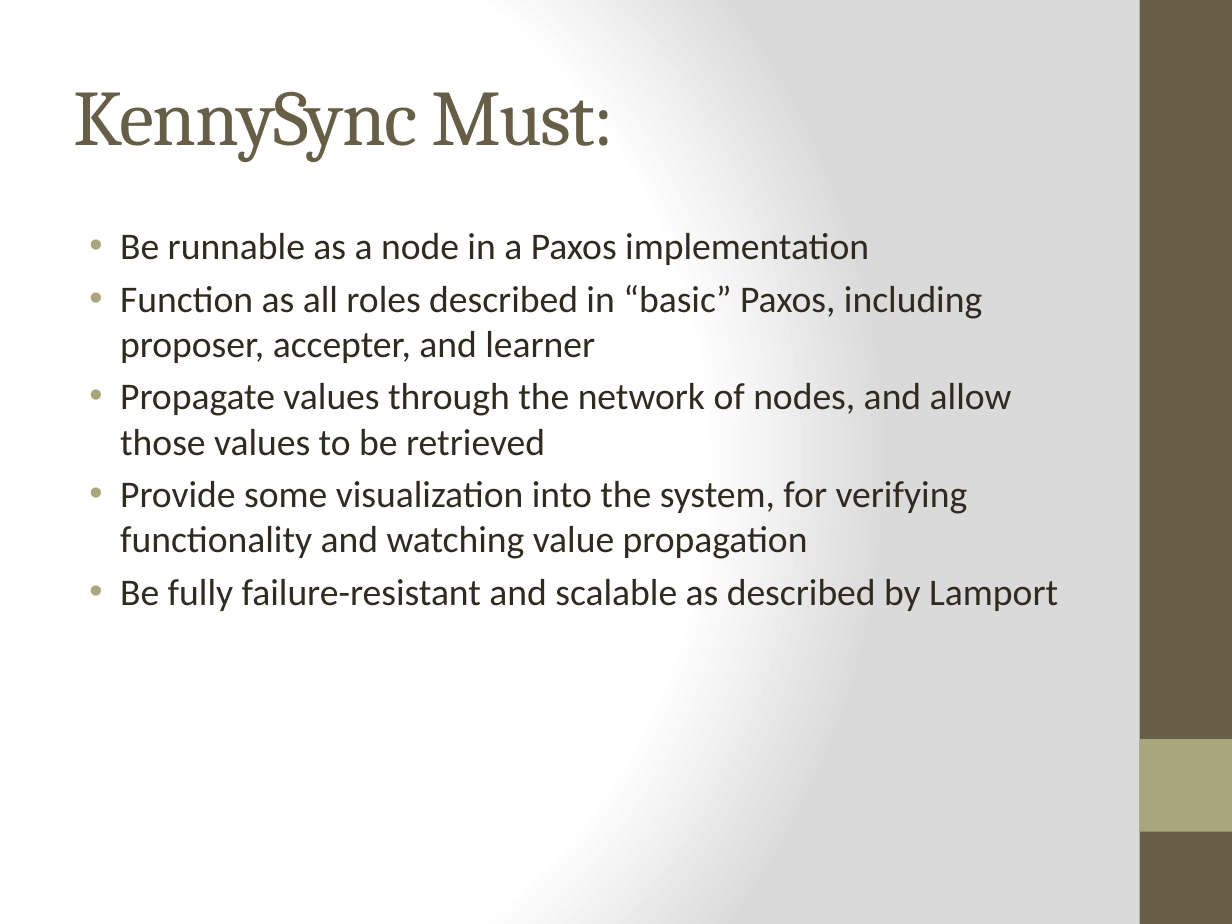
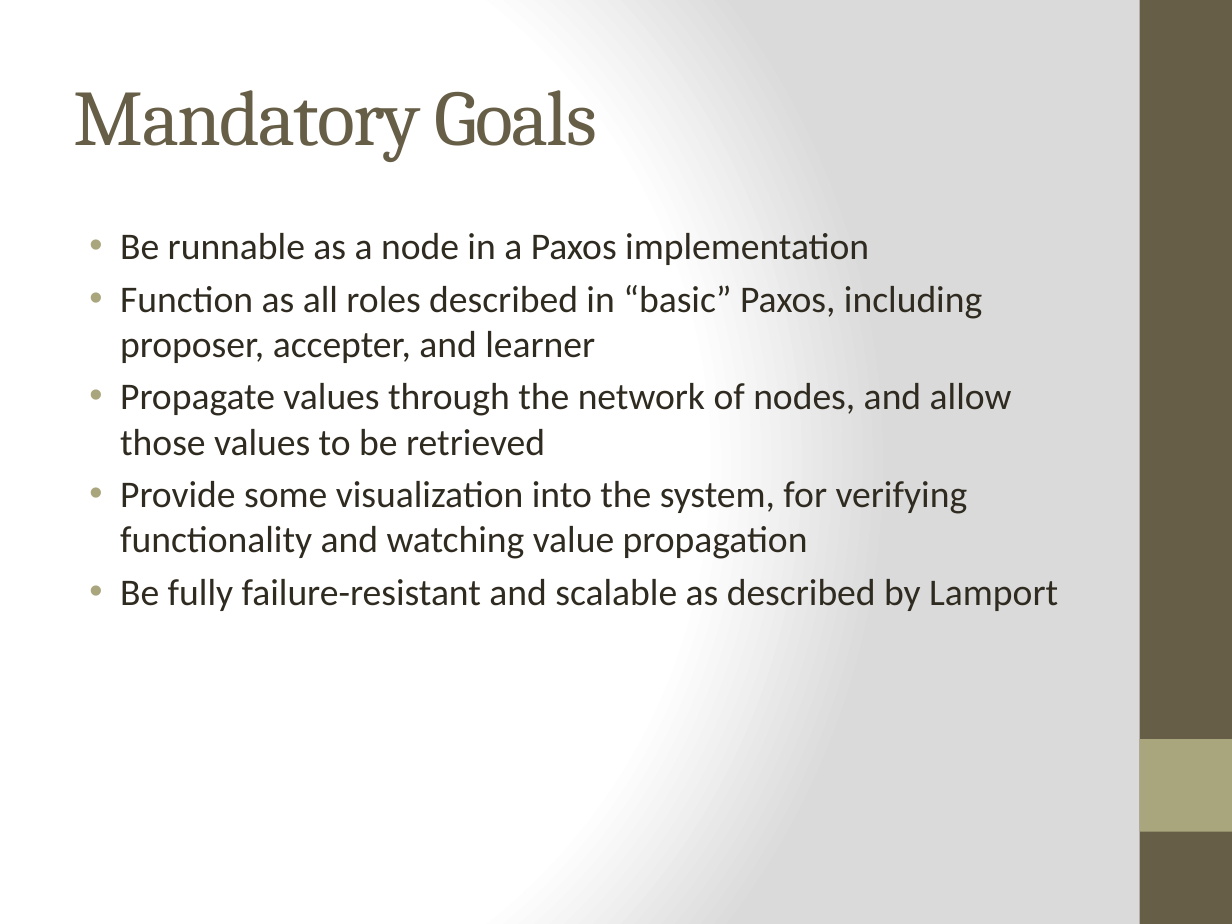
Before and after one commit to timothyekl/KennySync, a slide deck: slide 3 of Proposal/Proposal.pptx. Drawn at 1232x924 pixels with LibreOffice and Linux fonts; fonts in the diff are those of the drawing. Boxes give left, top, right and bottom in pixels: in the first picture for what was removed or moved away, otherwise in the second. Text is boxed around its words. In the diff, an @@ line names an element or a change of style, - is before the commit and + after.

```diff
--- a/Proposal/Proposal.pptx
+++ b/Proposal/Proposal.pptx
@@ title at box(74, 90, 597, 162): text changed @@
-KennySync Must:
+Mandatory Goals
```
Also in this commit, not shown: 3 other slides changed, 1 slide added.
